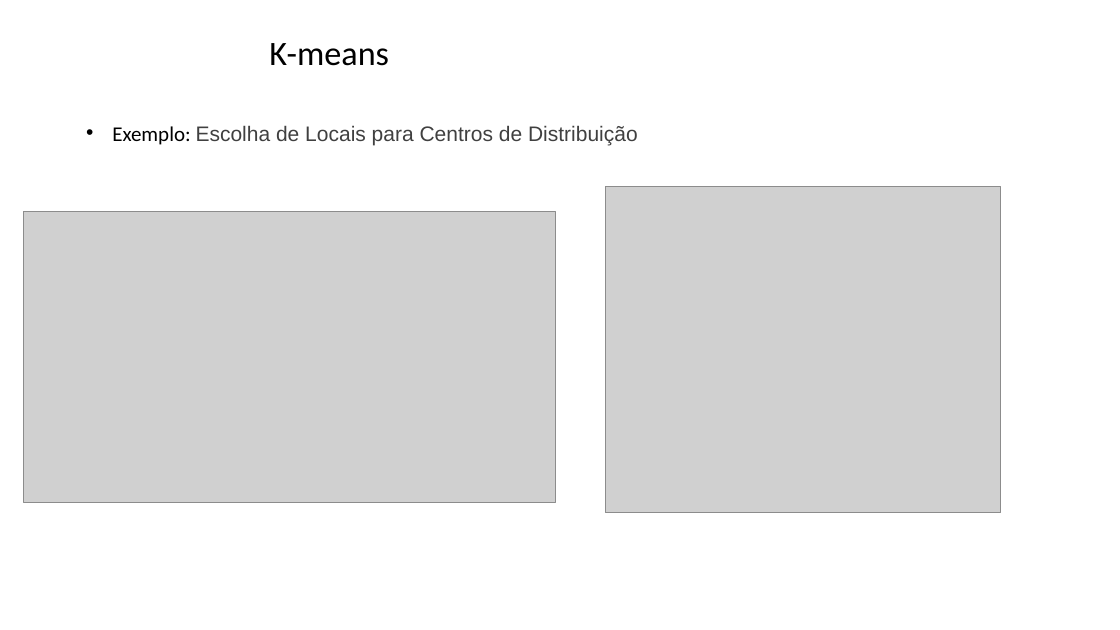
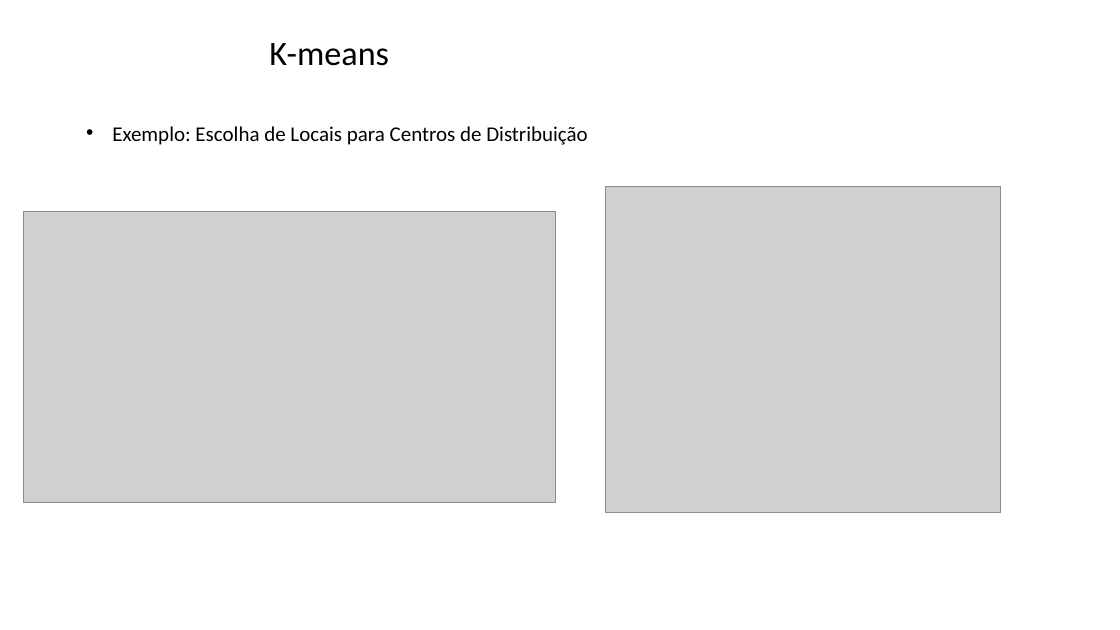
Before and after one commit to zz4fap/tp557-iot-ml, a slide deck: slide 17 of slides/TP557_16_detecção_de_anomalias.pptx (slide 18 before the commit). Drawn at 1120x630 pixels with LibreOffice and Linux fonts; fonts in the diff are those of the drawing; grey boxes stand for pictures; background and template pictures are left out. Boxes give left, top, right and bottom in pixels: in the first picture for what was removed or moved away, otherwise in the second. Text is boxed around its words. In the diff, an @@ line names an element or a change of style, - is before the commit and + after.

```diff
--- a/slides/TP557_16_detecção_de_anomalias.pptx
+++ b/slides/TP557_16_detecção_de_anomalias.pptx
@@ text "Exemplo: Escolha de Locais para ..." at bbox=[112, 126, 587, 145]: font Arial to Calibri, text colour #404040 to #000000 in "Escolha de Locais para Centros de Distribuição" @@
```
Also in this commit, not shown: 1 other file.
